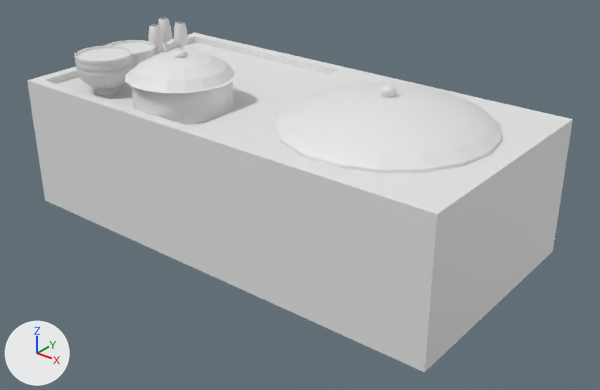
A saved change to the FBX model 【RegulusX】/Assets/Resources/Characters/Room1/爐灶.FBX.
One viewpoint serves both versions: a 50 mm lens placed at (13.18, -3.96, 1.68), pointed at (11.25, -1.56, 0.19). Every picture has the same lights, and +X, +Y and +Z are marked at lower left. Where no turn or scale is listed for an object, it has been applied to the vertices.
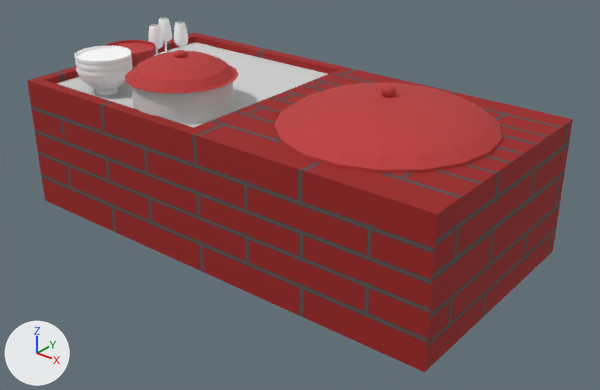
Changed parts and their boxes (x1, y1, x2, y2) in the pictures (600 x 390 px):
'Box181', recoloured, surface changed (grey to red): (27, 33, 573, 372) in both
'Cylinder057', recoloured (white to red): (274, 83, 502, 173) in both
'Cylinder062', recoloured, surface changed: (125, 50, 239, 125) in both
'Cylinder060', recoloured, surface changed: (75, 46, 132, 67) in both
'Cylinder061', recoloured (white to red): (105, 40, 156, 69) in both
'Line002', recoloured (grey to white): (174, 22, 188, 50) in both
'Line005', recoloured, surface changed (grey to white): (148, 24, 163, 55) in both
'Line006', recoloured, surface changed: (158, 18, 172, 54) in both

What changed in the scene script:
```text
Add img_爐灶uv_jpg:
    img_爐灶uv_jpg = load_image('爐灶UV.jpg', '_unpacked/__UV.jpg', 1024, 1024, 'sRGB')
Add mat_material__0:
    mat_material__0 = principled_material('Material #0')
    mat_material__0.texture = img_爐灶uv_jpg
    mat_material__0.roughness = 0.859
Change me_mesh_006:
    where me_mesh_006.from_pydata(...)  # 306 vertices, 608 faces; spans x -0.223..0.223, y -0.219..0.219, z 0.0..0.242
    used by ob_cylinder062; location = (10.841, -1.783, 0.529)
    me_mesh_006 part 1: texture (UV) coordinates of 608 of 608 faces, centred in x -0.218..0.218, y -0.219..0.219, z 0.0..0.242, changed; they spanned u 0.01..1.03, v 0.0..1.0 and now span u 0.15..0.94, v 0.05..0.95
    add me_mesh_006.materials.append(mat_material__0)  # picture img_爐灶uv_jpg
Change me_mesh_001:
    where me_mesh_001.from_pydata(...)  # 288 vertices, 572 faces; spans x -0.414..0.414, y -0.408..0.408, z 0.0..0.161
    add me_mesh_001.materials.append(mat_material__0)  # picture img_爐灶uv_jpg
Change me_mesh_004:
    where me_mesh_004.from_pydata(...)  # 562 vertices, 570 faces; spans x -0.034..0.034, y -0.032..0.032, z -0.086..0.086
    used by ob_line005; location = (10.307, -1.435, 0.63)
    me_mesh_004 part 3: texture (UV) coordinates changed
    add me_mesh_004.materials.append(mat_material__0)  # picture img_爐灶uv_jpg
Change me_mesh_009:
    where me_mesh_009.from_pydata(...)  # 562 vertices, 570 faces; spans x -0.034..0.034, y -0.032..0.032, z -0.086..0.086
    used by ob_line006; location = (10.248, -1.323, 0.63)
    me_mesh_009 part 4: texture (UV) coordinates changed
    add me_mesh_009.materials.append(mat_material__0)  # picture img_爐灶uv_jpg
Change me_mesh_007:
    where me_mesh_007.from_pydata(...)  # 133 vertices, 132 faces; spans x -1.0..1.0, y -0.5..0.5, z 0.0..0.57
    used by ob_box181; location = (11.14, -1.524, 0.0)
    me_mesh_007 part 2: texture (UV) coordinates of 132 of 132 faces, centred in x -1.0..1.0, y -0.5..0.5, z 0.0..0.57, changed; they spanned u 0.0..1.0, v 0.0..1.0 and now span u 0.05..0.97, v 0.06..0.77
    add me_mesh_007.materials.append(mat_material__0)  # picture img_爐灶uv_jpg
Change me_mesh_005:
    where me_mesh_005.from_pydata(...)  # 562 vertices, 570 faces; spans x -0.034..0.034, y -0.032..0.032, z -0.086..0.086
    add me_mesh_005.materials.append(mat_material__0)  # picture img_爐灶uv_jpg
Change me_mesh_003:
    where me_mesh_003.from_pydata(...)  # 144 vertices, 284 faces; spans x -0.116..0.116, y -0.114..0.114, z -0.104..0.012
    add me_mesh_003.materials.append(mat_material__0)  # picture img_爐灶uv_jpg
Change me_mesh_002:
    where me_mesh_002.from_pydata(...)  # 144 vertices, 284 faces; spans x -0.116..0.116, y -0.114..0.114, z -0.104..0.012
    add me_mesh_002.materials.append(mat_material__0)  # picture img_爐灶uv_jpg
Change me_mesh:
    where me_mesh.from_pydata(...)  # 144 vertices, 284 faces; spans x -0.116..0.116, y -0.114..0.114, z -0.104..0.012
    used by ob_cylinder060; location = (10.451, -1.852, 0.694)
    me_mesh part 5: texture (UV) coordinates of 284 of 284 faces, centred in x -0.113..0.113, y -0.114..0.114, z -0.104..0.012, changed; they spanned u 0.01..1.03, v 0.0..1.0 and now span u 0.01..0.26, v 0.44..0.69
    add me_mesh.materials.append(mat_material__0)  # picture img_爐灶uv_jpg
Change me_mesh_008:
    where me_mesh_008.from_pydata(...)  # 144 vertices, 284 faces; spans x -0.116..0.116, y -0.114..0.114, z -0.104..0.012
    add me_mesh_008.materials.append(mat_material__0)  # picture img_爐灶uv_jpg
```
